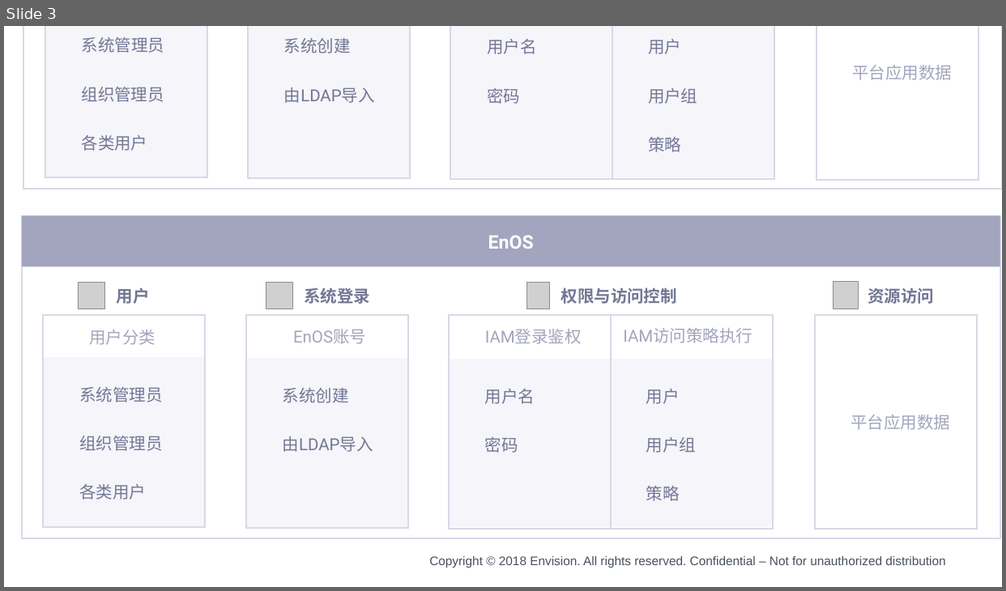
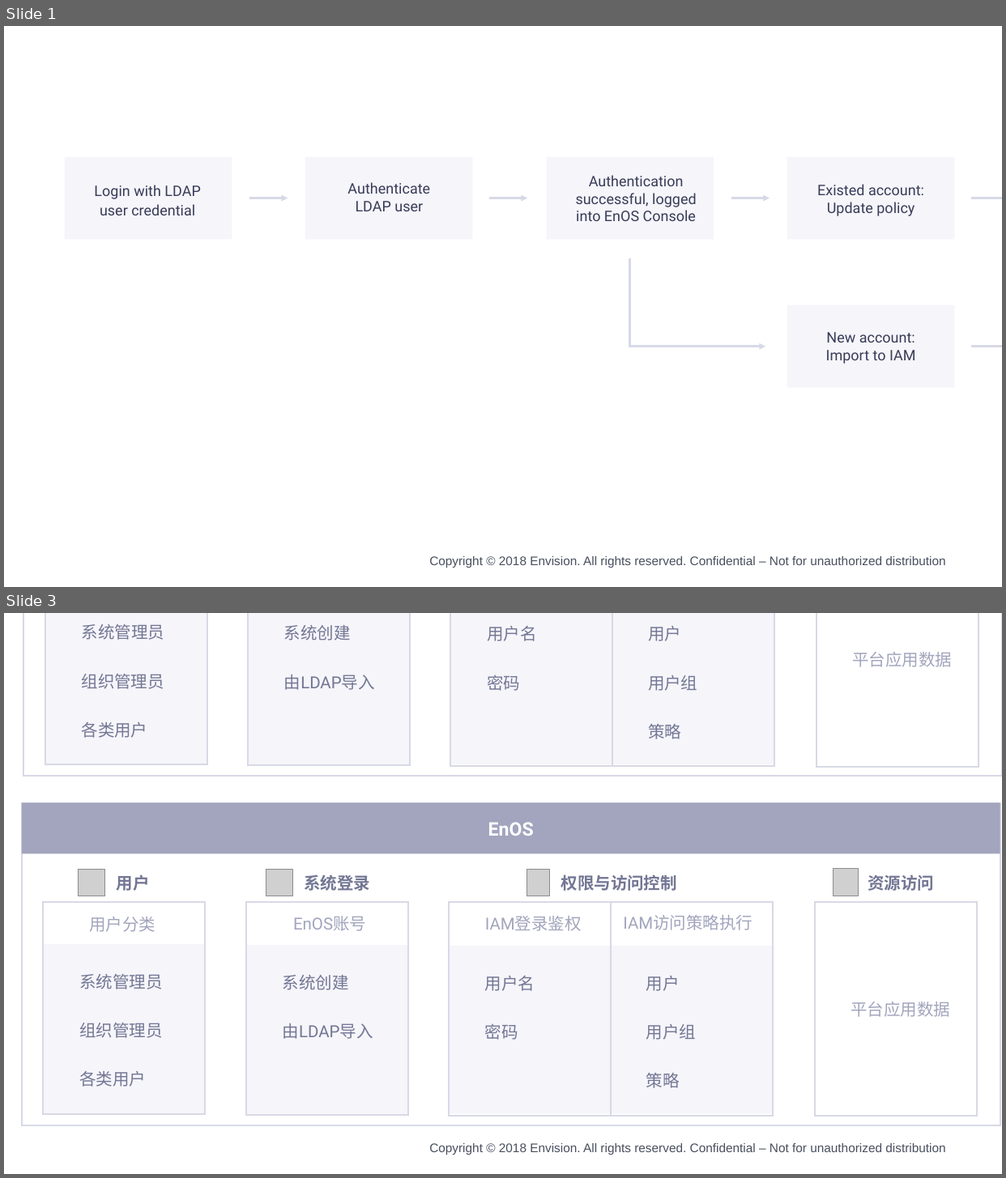
Before and after one commit to EnvisionDoc/iam, a slide deck: media/iam.pptx. Shown one above the other, each under a label of ours: slide 3 before the commit, slides 1 and 3 after it; the slides between them are not shown. The pictures are 1006x591 and 1006x1178 pixels, drawn with LibreOffice and Linux fonts; fonts in the diff are those of the drawing; grey boxes stand for pictures; background and template pictures are left out. Boxes give left, top, right and bottom in pixels: in the first picture for what was removed or moved away, otherwise in the second. Text is boxed around its words. In the diff, an @@ line names an element or a change of style, - is before the commit and + after.

```diff
--- a/media/iam.pptx
+++ b/media/iam.pptx
@@ slide 1 added at bbox=[4, 26, 1002, 587], background #FFFFFF; not listed: 1 template element that a slide beside it also shows @@
@@ group added at bbox=[65, 157, 1002, 387]: 5 rectangles, 5 texts, 5 arrows, 1 elbow arrow @@
+Authenticate LDAP user
+Authentication successful, logged into EnOS Console
+Login with LDAP user credential
+Existed account: Update policy
+New account:
+Import to IAM
```
Also in this commit, not shown: 2 other slides added, 3 slides removed, 36 other files.
